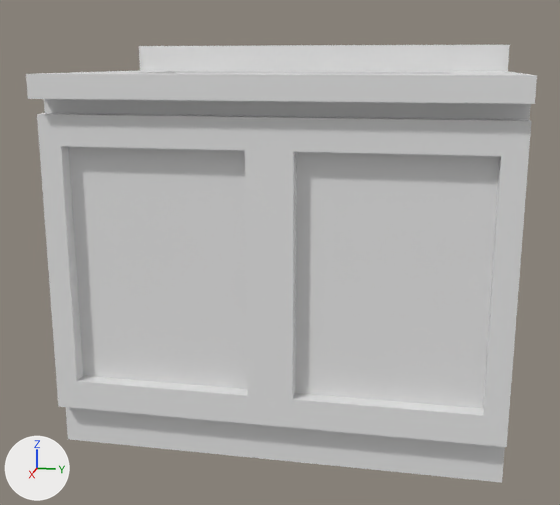
Renders of the Blender file Assets/Mesh/WashBasin.blend from each side of a commit.
Before and after are seen from a 50 mm lens placed at (5.69, 0.98, 1.32), pointed at (0.18, -0.12, -0.06). The lights are fixed; the arrows at lower left show +X, +Y and +Z.
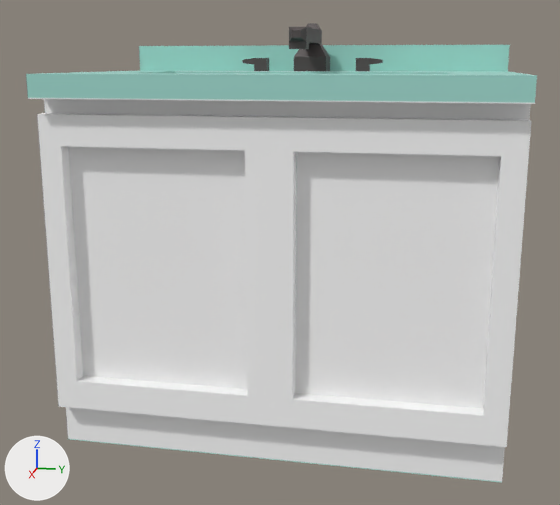
Where the newer file only moved an object's origin or applied its transform, the numbers keep the older frame.

Changed parts and their boxes (x1, y1, x2, y2) in the pictures (560 x 505 px):
```json
{"object": "Cube", "change": "surface changed", "before": [26, 45, 537, 482], "after": [26, 45, 537, 482]}
{"object": "Cube.001", "change": "added", "after": [243, 23, 383, 71]}
```

Scene script edits in JSON lines:
```json
{"op": "add", "block": "img_washbasin_png", "code": ["img_washbasin_png = load_image('WashBasin.png', 'WashBasin.png', 1024, 1024, 'sRGB')"]}
{"op": "add", "block": "img_faucet_png", "code": ["img_faucet_png = load_image('Faucet.png', 'Faucet.png', 1024, 1024, 'sRGB')"]}
{"op": "remove", "block": "mat_material", "code": "mat_material.base_color = (0.8, 0.8, 0.8)  # white #e7e7e7"}
{"op": "add", "block": "mat_material", "code": "mat_material.texture = img_washbasin_png"}
{"op": "add", "block": "mat_material_001", "code": ["mat_material_001 = principled_material('Material.001')", "mat_material_001.texture = img_faucet_png"]}
{"block": "me_cube", "where": "me_cube.from_pydata(...)  # 60 vertices, 56 faces; spans x -1.0..1.2, y -1.0..1.0, z -1.3..1.45"}
{"block": "me_cube", "where": "# used by ob_cube; location = (0.0, 0.0, 0.0); scale = (1.0, 1.5, 1.0)"}
{"block": "me_cube", "change": "me_cube part 1: texture (UV) coordinates of 56 of 56 faces, centred in x -1.0..1.2, y -1.0..1.0, z -1.3..1.45, changed; they spanned u 0.12..0.88, v 0.0..1.0 and now span u 0.0..1.0, v 0.0..0.93"}
{"op": "add", "block": "me_cube_001", "code": ["me_cube_001 = bpy.data.meshes.new('Cube.001')", "me_cube_001.from_pydata(...)  # 68 vertices, 62 faces; spans x -0.125..0.713, y -0.55..0.55, z -0.125..0.375", "me_cube_001.materials.append(mat_material_001)  # picture img_faucet_png"]}
{"op": "add", "block": "ob_cube_001", "code": ["ob_cube_001 = bpy.data.objects.new('Cube.001', me_cube_001)", "ob_cube_001.location = (-0.528, 0.0, 1.235)"]}
```
